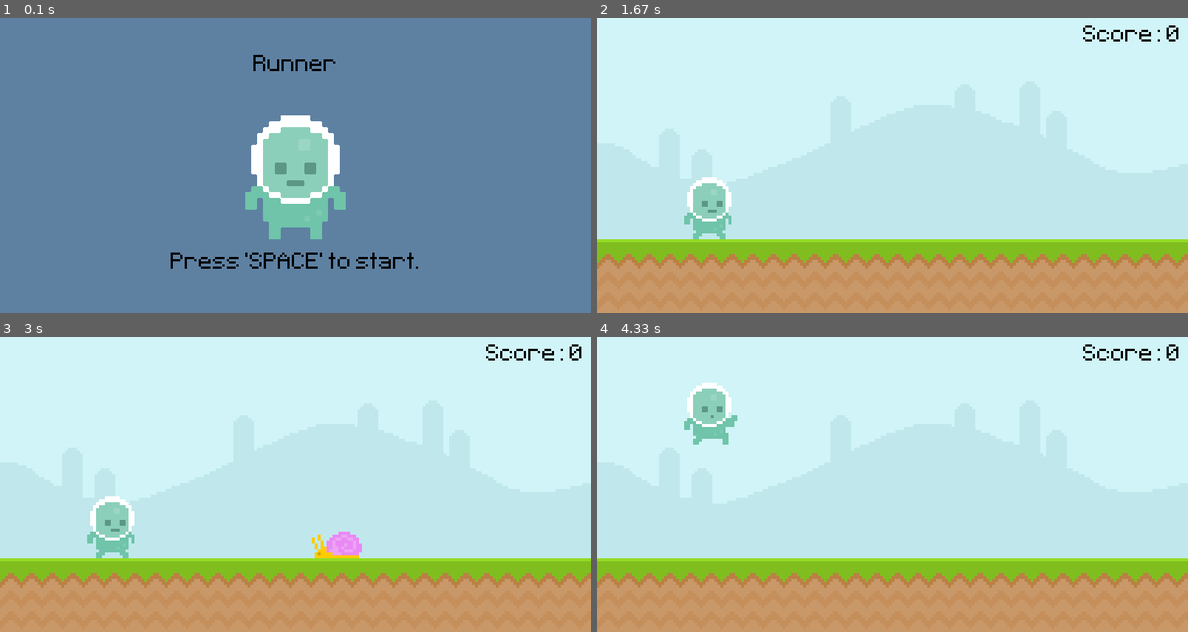
Above: before the commit, frames 1-4 (two rows, left to right).
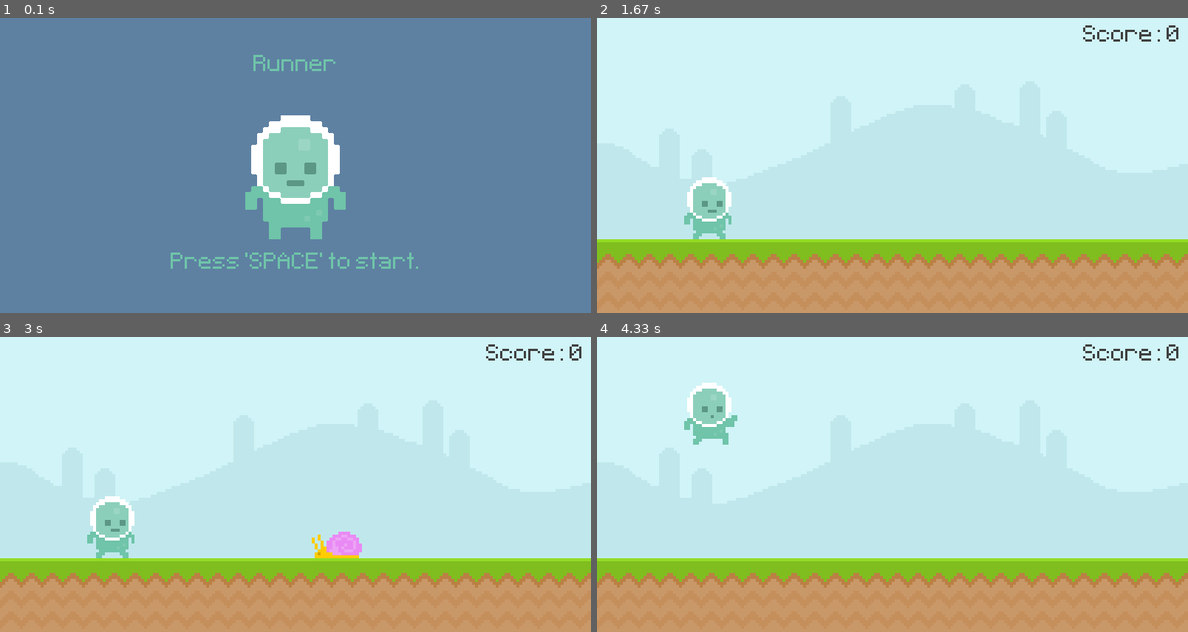
Above: after the commit, the same moments.

Repository: Zain-Khoso/pygame-runner
Game: pygame game, started from main.py
Two runs of this game, one before a commit and one after it. Both use one fixed random seed, a clock stepped at 60 frames per second and the inputs below.
Inputs:
- Up to frame 1 (0.1 s): no input
- Up to frame 2 (1.67 s): tap Space at 0.33 s
- Up to frame 3 (3 s): no input
- Up to frame 4 (4.33 s): tap Space at 3.17, 3.57, 3.87, 4.07 s

The runs differ from the first frame. In frame 1, 0.9% of the frame differs, in the area x 28-71%, y 12-85%; in frame 2, 0.2%; in frame 3, 0.2%; in frame 4, 0.2%.

Commit message:
fix: settings

Diff:
--- a/game/game.py
+++ b/game/game.py
@@ -19,12 +19,12 @@
         self.sky = pygame.image.load(sky_path).convert()
         self.ground = pygame.image.load(ground_path).convert()
         avatar = pygame.image.load(avatar_path).convert_alpha()
-        self.font = pygame.font.Font(font_path, font_size)
+        self.font = pygame.font.Font(font_path, menu_text_size)
         self.music = pygame.mixer.Sound(music_path)
         self.music.set_volume(music_volume)
 
         # Surfaces and rectangles.
-        self.title_surf = self.font.render(title_text, False, font_color_menu)
+        self.title_surf = self.font.render(title_text, False, menu_text_color)
         self.title_rect = self.title_surf.get_rect(midtop=(400, 50))
         self.avatar_surf = pygame.transform.scale2x(avatar)
         self.avatar_rect = self.avatar_surf.get_rect(midbottom=(400, 300))
@@ -74,11 +74,11 @@
         subtitle_surf = self.font.render(
             subtitle_1 if self.score.get() == 0 else subtitle_2 % (self.score.get()),
             False,
-            font_color_menu,
+            menu_text_color,
         )
         subtitle_rect = subtitle_surf.get_rect(midbottom=(400, 350))
 
-        self.screen.fill((94, 129, 162))
+        self.screen.fill(menu_color)
         self.screen.blit(self.title_surf, self.title_rect)
         self.screen.blit(self.avatar_surf, self.avatar_rect)
         self.screen.blit(subtitle_surf, subtitle_rect)
--- a/game/score.py
+++ b/game/score.py
@@ -7,7 +7,7 @@
 class Score:
     def __init__(self):
         # Assets.
-        self.font = pygame.font.Font(font_path, font_size)
+        self.font = pygame.font.Font(font_path, score_text_size)
 
         # Stats.
         self.score = 0
--- a/game/settings.py
+++ b/game/settings.py
@@ -18,11 +18,10 @@
 player_jump_path = "assets/player/jump.png"
 player_jump_sound_path = "assets/player/jump.mp3"
 
-# Typography
-font_size = 50
-font_color_menu = "Black"
-
 # Game
+menu_color = (94, 129, 162)
+menu_text_size = 50
+menu_text_color = (111, 196, 169)
 title_text = "Runner"
 subtitle_1 = "Press 'SPACE' to start."
 subtitle_2 = "Your score: %s"
@@ -43,6 +42,7 @@
 
 # Score
 score_text = "Score: %s"
-score_text_color = "Black"
+score_text_color = (64, 64, 64)
+score_text_size = 50
 score_text_top = 10
 score_text_right = 790
